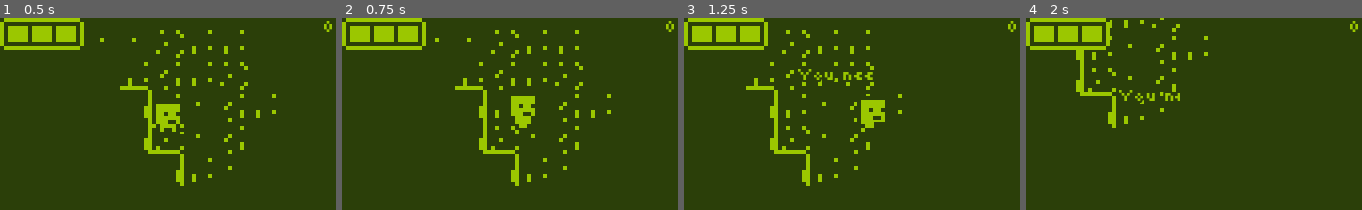
Above: before the commit, frames 1-4 (left to right).
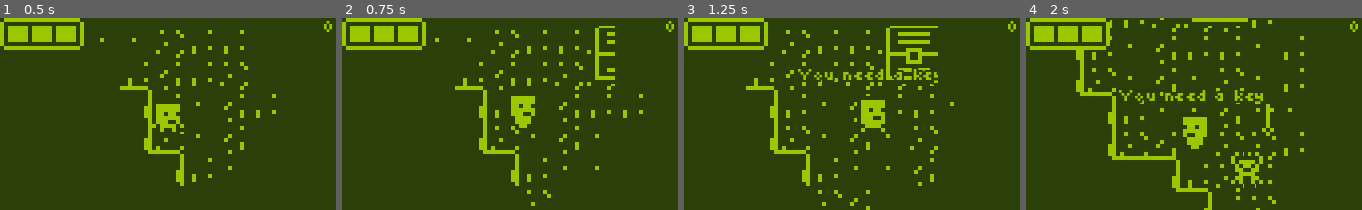
Above: after the commit, the same moments.

Repository: TheAihopGG/nokia-3310-jam-7
Game: Godot game, scene res://Scenes/game.tscn
The game is run twice, just before and just after one commit, with the same random seed, the same clock (stepped at 60 frames per second) and the same inputs.
Inputs (mouse positions are in pixels of both pictures, inside the frame that each line leads up to):
- Up to frame 1 (0.5 s): no input
- Up to frame 2 (0.75 s): tap Enter at 0.5 s; move the mouse to (583, 104) at 0.52 s; hold Right (ui_right) from 0.53 s (still down); hold F (interact) from 0.53 s (still down)
- Up to frame 3 (1.25 s): keep holding Right (ui_right); keep holding F (interact)
- Up to frame 4 (2 s): move the mouse to (1126, 123) at 1.27 s; release Right (ui_right) at 1.28 s; release F (interact) at 1.28 s; hold Down (ui_down) from 1.28 s (still down); click (1126, 123) at 1.35 s

Frame 1 is identical in both runs. In frame 2, 1.1% of the frame differs, in the area x 55-90%, y 4-98%; in frame 3, 2.9%; in frame 4, 5.9%, in the area x 24-83%, y 0-100%.
Error before the commit: Invalid assignment of property or key 'knockback_direction' with value of type 'Vector2' on a base object of type 'Area2D (Hitbox)'. (res://Scenes/Characters/P…

Commit message:
fix: kickback

Diff:
--- a/Scenes/Characters/Player/player.gd
+++ b/Scenes/Characters/Player/player.gd
@@ -25,7 +25,7 @@
     elif mouse_direction.x < 0 and not animated_sprite.flip_h:
         animated_sprite.flip_h = true
 
-    hitbox.knockback_direction = mouse_direction
+    hitbox.kickback_direction = mouse_direction
 
     current_tile_position = tile_map.local_to_map(global_position)
     if current_tile_position != previous_tile_position:
